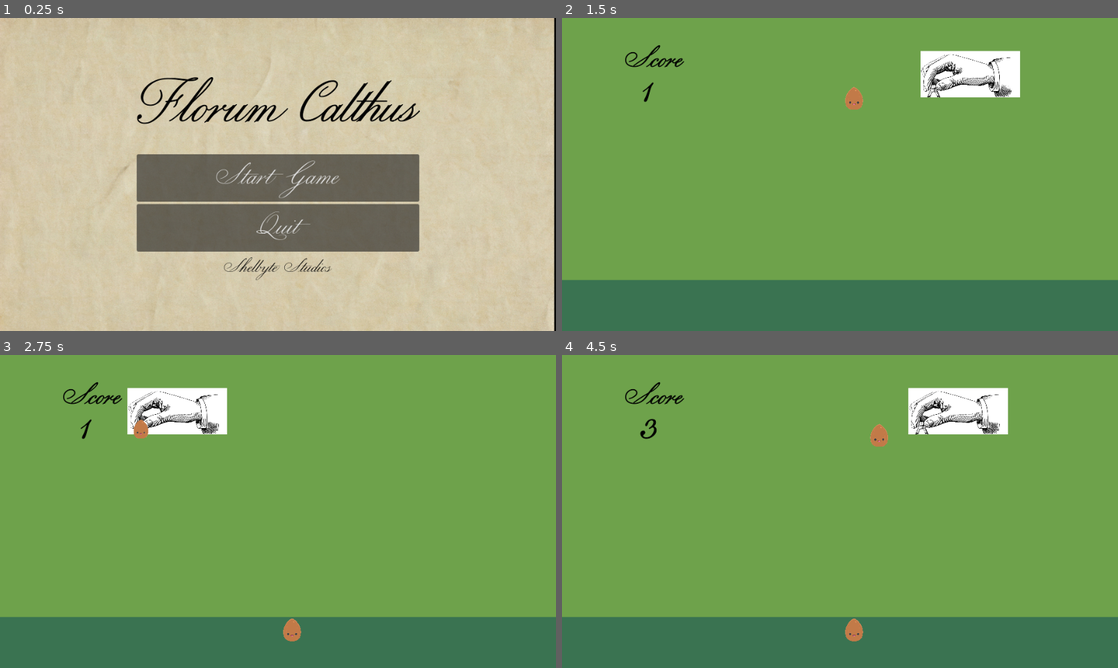
Above: before the commit, frames 1-4 (two rows, left to right).
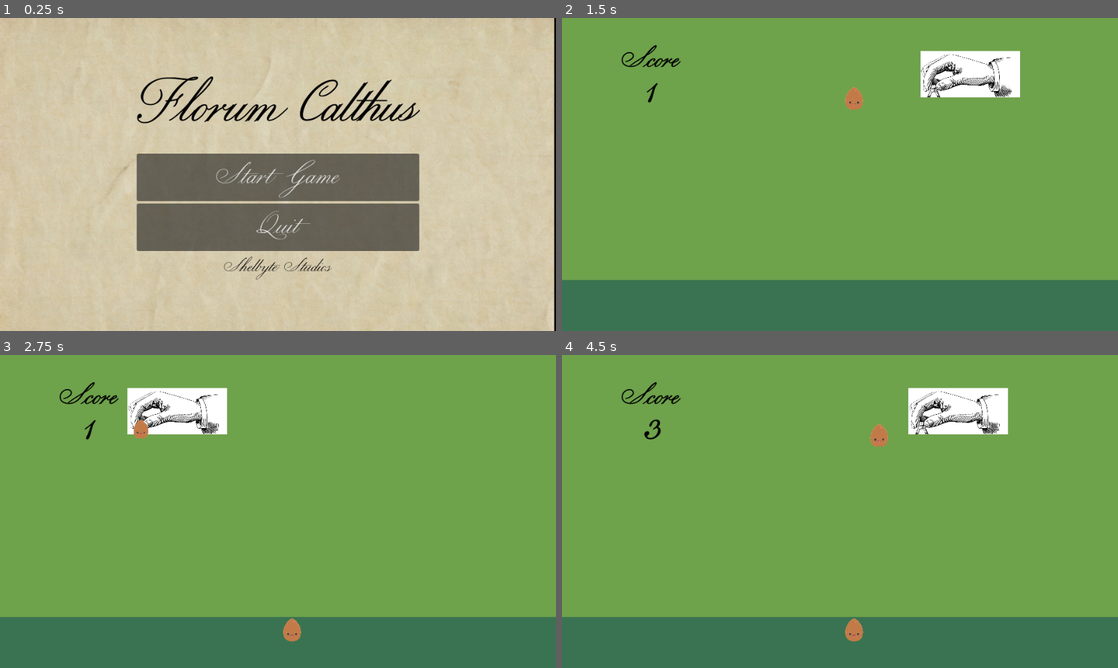
Above: after the commit, the same moments.

Repository: ClebMartin/GMTKGameJam2025
Game: Godot game, scene res://scenes/mainMenu.tscn
Same seed, same stepped clock (60 frames per second), same inputs: the game is played once before the commit and once after it.
Inputs (mouse positions are in pixels of both pictures, inside the frame that each line leads up to):
- Up to frame 1 (0.25 s): no input
- Up to frame 2 (1.5 s): click "Start Game" at 0.5 s; move the mouse to (962, 158) at 1.27 s; hold Right (right) from 1.28 s (still down); hold Space (drop) from 1.28 s (still down)
- Up to frame 3 (2.75 s): move the mouse to (166, 527) at 2.02 s; release Right (right) at 2.03 s; release Space (drop) at 2.03 s; hold Left (left) from 2.03 s (still down); tap Space (drop) at 2.1 s
- Up to frame 4 (4.5 s): move the mouse to (895, 442) at 2.77 s; release Left (left) at 2.78 s; hold Space (drop) 2.78-3.53 s; hold Right (right) 2.78-4.28 s; move the mouse to (812, 574) at 3.52 s; tap Space (drop) at 3.6 s; move the mouse to (1006, 558) at 4.27 s; hold Left (left) from 4.28 s (still down); hold Space (drop) from 4.28 s (still down)

The runs differ from the first frame. In frame 1, 2.6% of the frame differs, in the area x 24-76%, y 18-84%; in frame 2, 0.4%; in frame 3, 0.4%; in frame 4, 0.5%.

Commit message:
add music

Diff:
--- a/gmtk-game-jam-2025/scenes/game.tscn
+++ b/gmtk-game-jam-2025/scenes/game.tscn
@@ -1,10 +1,11 @@
-[gd_scene load_steps=6 format=3 uid="uid://bpbhwm5mdm2e0"]
+[gd_scene load_steps=7 format=3 uid="uid://bpbhwm5mdm2e0"]
 
 [ext_resource type="Script" uid="uid://dg0mexjv5h77a" path="res://scripts/game.gd" id="1_lbhrr"]
 [ext_resource type="PackedScene" uid="uid://igw3ym3x2ynf" path="res://scenes/basket.tscn" id="2_yqjtg"]
 [ext_resource type="PackedScene" uid="uid://ckwxsg8n57wix" path="res://scenes/player.tscn" id="3_lnu2h"]
 [ext_resource type="FontFile" uid="uid://bylebo6njjpq" path="res://assets/fonts/OldScientificIllustration.ttf" id="4_lbhrr"]
 [ext_resource type="PackedScene" uid="uid://c2qa0oan4fjgc" path="res://scenes/utils/BackgroundMusic.tscn" id="5_iywne"]
+[ext_resource type="PackedScene" uid="uid://kspneow8828p" path="res://scenes/utils/BackgroundSounds.tscn" id="6_p57ef"]
 
 [node name="Main" type="Node2D"]
 script = ExtResource("1_lbhrr")
@@ -30,9 +31,9 @@
 position = Vector2(480, 272)
 
 [node name="ScoreText" type="Label" parent="."]
-offset_left = 108.0
+offset_left = 102.0
 offset_top = 39.0
-offset_right = 210.0
+offset_right = 204.0
 offset_bottom = 113.0
 theme_override_colors/font_color = Color(0, 0, 0, 1)
 theme_override_constants/outline_size = 2
@@ -41,8 +42,10 @@
 text = "Score"
 
 [node name="ScoreLabel" type="Label" parent="."]
-offset_right = 298.0
-offset_bottom = 228.0
+offset_left = 7.0
+offset_top = 1.0
+offset_right = 305.0
+offset_bottom = 229.0
 theme_override_colors/font_color = Color(0, 0, 0, 1)
 theme_override_constants/outline_size = 2
 theme_override_fonts/font = ExtResource("4_lbhrr")
@@ -52,4 +55,6 @@
 
 [node name="BackgroundMusic" parent="." instance=ExtResource("5_iywne")]
 
+[node name="BackgroundSounds" parent="." instance=ExtResource("6_p57ef")]
+
 [connection signal="dropped_droppable" from="Player" to="." method="_on_player_dropped_droppable"]
--- a/gmtk-game-jam-2025/scenes/mainMenu.tscn
+++ b/gmtk-game-jam-2025/scenes/mainMenu.tscn
@@ -55,17 +55,12 @@
 [node name="CenterContainer" type="CenterContainer" parent="."]
 z_index = 5
 layout_mode = 1
-anchors_preset = 8
-anchor_left = 0.5
-anchor_top = 0.5
-anchor_right = 0.5
-anchor_bottom = 0.5
-offset_left = -53.0
-offset_top = -33.0
-offset_right = 53.0
-offset_bottom = 33.0
+anchors_preset = 15
+anchor_right = 1.0
+anchor_bottom = 1.0
 grow_horizontal = 2
 grow_vertical = 2
+metadata/_edit_use_anchors_ = true
 
 [node name="VBoxContainer" type="VBoxContainer" parent="CenterContainer"]
 layout_mode = 2
--- a/gmtk-game-jam-2025/scenes/utils/BackgroundMusic.tscn
+++ b/gmtk-game-jam-2025/scenes/utils/BackgroundMusic.tscn
@@ -6,5 +6,5 @@
 
 [node name="AudioStreamPlayer2D" type="AudioStreamPlayer2D" parent="."]
 stream = ExtResource("1_357ey")
-volume_db = -5.0
+volume_db = -3.0
 autoplay = true
--- /dev/null
+++ b/gmtk-game-jam-2025/scenes/utils/BackgroundSounds.tscn
@@ -0,0 +1,10 @@
+[gd_scene load_steps=2 format=3 uid="uid://kspneow8828p"]
+
+[ext_resource type="AudioStream" uid="uid://8l5mybpfvl0b" path="res://assets/music/birds-chirping-calm-173695.mp3" id="1_ec57h"]
+
+[node name="BackgroundMusic" type="Node2D"]
+
+[node name="AudioStreamPlayer2D" type="AudioStreamPlayer2D" parent="."]
+stream = ExtResource("1_ec57h")
+volume_db = -1.0
+autoplay = true
Not shown, added: gmtk-game-jam-2025/assets/music/birds-chirping-calm-173695.mp3.import
Not shown, added: gmtk-game-jam-2025/assets/music/birds-chirping-calm-173695.mp3
